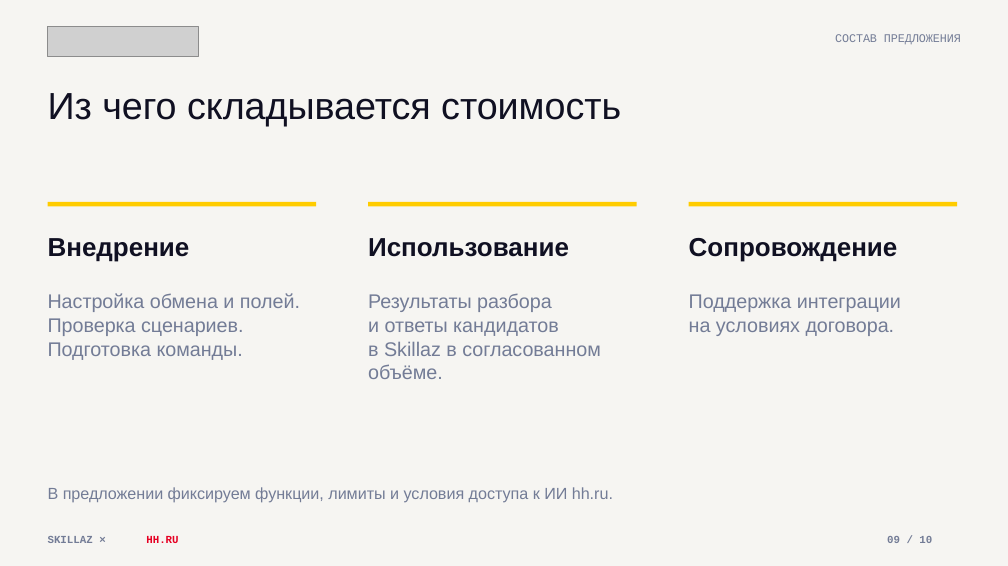
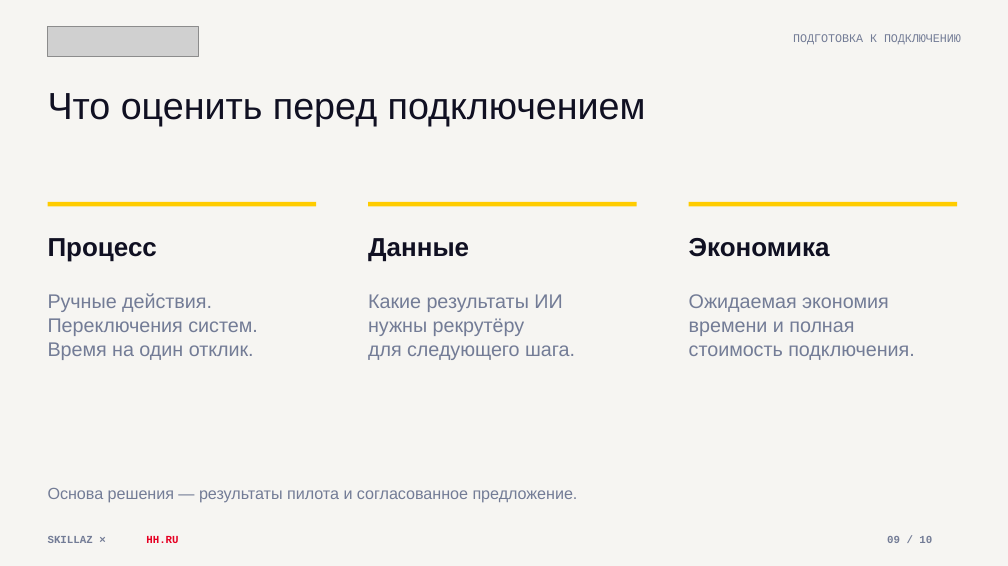
Before and after one commit to nastenakargina17-sudo/skillaz-hh-presentation, a slide deck: slide 9 of Skillaz-hh-Integration.pptx. Drawn at 1008x566 pixels with LibreOffice and Linux fonts; fonts in the diff are those of the drawing; grey boxes stand for pictures. Boxes give left, top, right and bottom in pixels: in the first picture for what was removed or moved away, otherwise in the second. Text is boxed around its words. In the diff, an @@ line names an element or a change of style, - is before the commit and + after.

```diff
--- a/Skillaz-hh-Integration.pptx
+++ b/Skillaz-hh-Integration.pptx
@@ text at (793, 34, 961, 45): text changed @@
-СОСТАВ ПРЕДЛОЖЕНИЯ
+ПОДГОТОВКА К ПОДКЛЮЧЕНИЮ
@@ text at (48, 93, 646, 126): text changed @@
-Из чего складывается стоимость
+Что оценить перед подключением
@@ text at (48, 238, 157, 262): text changed @@
-Внедрение
+Процесс
@@ text at (368, 238, 469, 262): text changed @@
-Использование
+Данные
@@ text at (689, 238, 830, 257): text changed @@
-Сопровождение
+Экономика
@@ text at (48, 293, 257, 360): text changed @@
-Настройка обмена и полей.
-Проверка сценариев.
-Подготовка команды.
+Ручные действия.
+Переключения систем.
+Время на один отклик.
@@ text at (368, 294, 575, 360): text changed @@
-Результаты разбора
-и ответы кандидатов
-в Skillaz в согласованном
-объёме.
+Какие результаты ИИ
+нужны рекрутёру
+для следующего шага.
@@ text at (689, 294, 914, 360): text changed @@
-Поддержка интеграции
-на условиях договора.
+Ожидаемая экономия
+времени и полная
+стоимость подключения.
@@ text at (48, 488, 578, 503): text changed @@
-В предложении фиксируем функции, лимиты и условия доступа к ИИ hh.ru.
+Основа решения — результаты пилота и согласованное предложение.
```
Also in this commit, not shown: 9 other slides changed, 1 other file.
